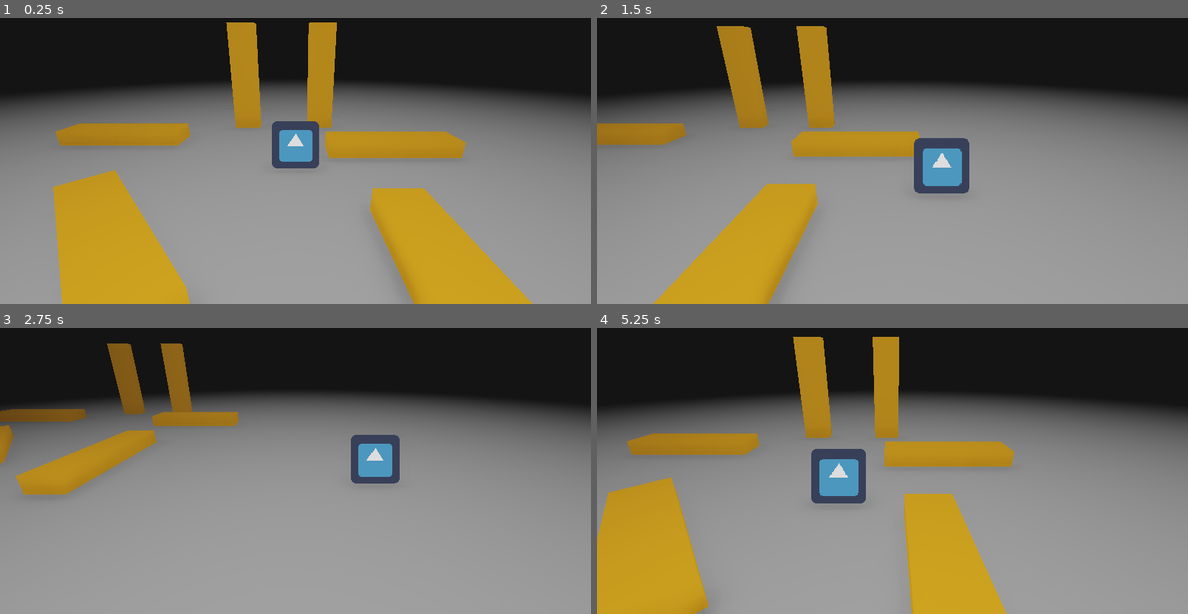
Above: before the commit, frames 1-4 (two rows, left to right).
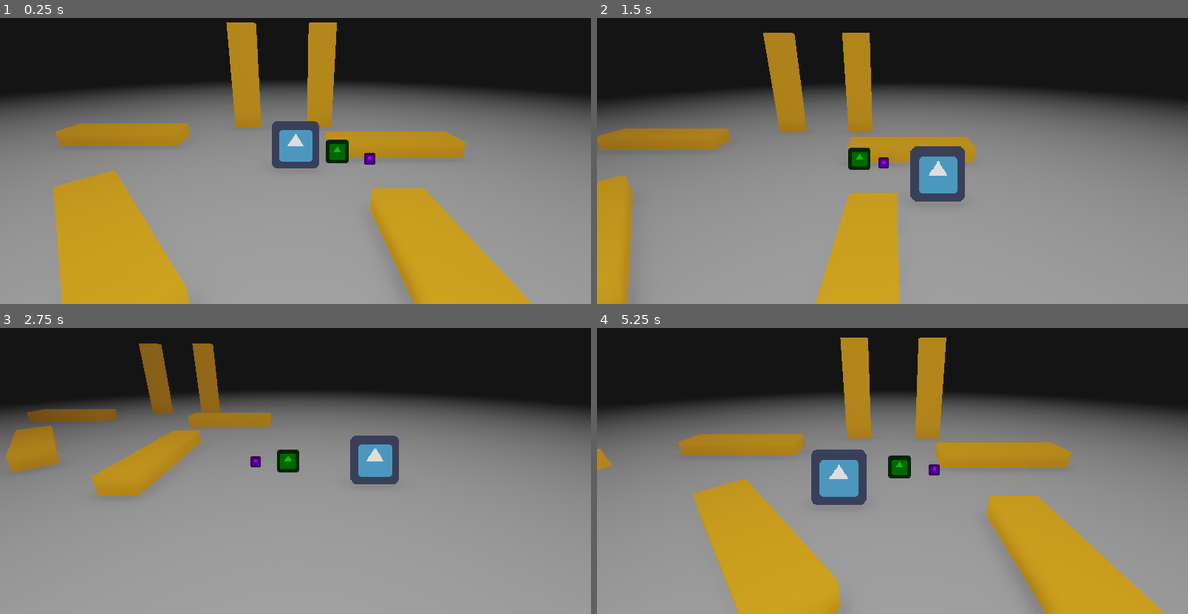
Above: after the commit, the same moments.

Repository: sundowns/github-gameoff-2021
Game: Godot game, scene res://Game.tscn
Two runs of this game, one before a commit and one after it. Both use one fixed random seed, a clock stepped at 60 frames per second and the inputs below. The engine's default icon, where the game draws it, is replaced by a stand-in: a white triangle on a blue panel in a dark square.
Inputs:
- Up to frame 1 (0.25 s): no input
- Up to frame 2 (1.5 s): tap Enter at 0.5 s; hold Right (ui_right) 0.53-1.28 s; tap Space (jump) at 0.77 s; hold Down (ui_down) from 1.28 s (still down)
- Up to frame 3 (2.75 s): tap Space (jump) at 1.52 s; release Down (ui_down) at 2.03 s; hold Right (ui_right) from 2.03 s (still down)
- Up to frame 4 (5.25 s): release Right (ui_right) at 2.78 s; hold Up (ui_up) 2.78-3.53 s; tap Space (jump) at 3.02, 3.77, 4.52 s; hold Left (ui_left) 3.53-5.03 s; hold Down (ui_down) from 5.03 s (still down)

The runs differ from the first frame. In frame 1, 0.4% of the frame differs, in the area x 55-64%, y 42-52%; in frame 2, 24%; in frame 3, 10%; in frame 4, 35%, in the area x 0-97%, y 3-100%.

Commit message:
companions following player

Diff:
--- a/Game.tscn
+++ b/Game.tscn
@@ -4,15 +4,9 @@
 [ext_resource path="res://world/Wall.tscn" type="PackedScene" id=2]
 [ext_resource path="res://world/game_world_environment.tres" type="Environment" id=3]
 [ext_resource path="res://Camera.gd" type="Script" id=4]
-
-[sub_resource type="BoxShape" id=1]
-extents = Vector3( 100, 1, 30 )
-
-[sub_resource type="CubeMesh" id=2]
-size = Vector3( 200, 2, 60 )
-
-[sub_resource type="SpatialMaterial" id=3]
-albedo_color = Color( 0.701961, 0.701961, 0.701961, 1 )
+[ext_resource path="res://world/Floor.tscn" type="PackedScene" id=5]
+[ext_resource path="res://entities/TinyTimmy.tscn" type="PackedScene" id=6]
+[ext_resource path="res://entities/LilJimmy.tscn" type="PackedScene" id=7]
 
 [sub_resource type="BoxShape" id=4]
 extents = Vector3( 100, 40, 1 )
@@ -29,32 +23,42 @@
 transform = Transform( 1, 0, 0, 0, 0.939693, 0.34202, 0, -0.34202, 0.939693, 0, 3, 6 )
 current = true
 script = ExtResource( 4 )
-follow_target_path = NodePath("../Player")
+follow_target_path = NodePath("../Entities/Player")
 smooth_speed = 3.0
 offset = Vector3( 0, 3, 6 )
 
-[node name="Player" parent="." instance=ExtResource( 1 )]
+[node name="Entities" type="Node" parent="."]
+
+[node name="Player" parent="Entities" instance=ExtResource( 1 )]
+
+[node name="TinyTimmy" parent="Entities" instance=ExtResource( 6 )]
+transform = Transform( 1, 0, 0, 0, 1, 0, 0, 0, 1, 3, 0, 0 )
+collision_layer = 1
+follow_target_path = NodePath("../LilJimmy")
+
+[node name="LilJimmy" parent="Entities" instance=ExtResource( 7 )]
+transform = Transform( 1, 0, 0, 0, 1, 0, 0, 0, 1, 2, 0, 0 )
+collision_layer = 1
+follow_target_path = NodePath("../Player")
 
 [node name="StaticObjects" type="Spatial" parent="."]
 
-[node name="Floor" type="StaticBody" parent="StaticObjects"]
-transform = Transform( 1, 0, 0, 0, 1, 0, 0, 0, 1, 0, -1, 0 )
-
-[node name="CollisionShape" type="CollisionShape" parent="StaticObjects/Floor"]
-shape = SubResource( 1 )
-
-[node name="MeshInstance" type="MeshInstance" parent="StaticObjects/Floor"]
-mesh = SubResource( 2 )
-material/0 = SubResource( 3 )
+[node name="Floor" parent="StaticObjects" instance=ExtResource( 5 )]
 
 [node name="BackWall" type="StaticBody" parent="StaticObjects"]
 transform = Transform( 1, 0, 0, 0, 1, 0, 0, 0, 1, 0, -1, -30 )
+__meta__ = {
+"_edit_lock_": true
+}
 
 [node name="CollisionShape" type="CollisionShape" parent="StaticObjects/BackWall"]
 shape = SubResource( 4 )
 
 [node name="FrontWall" type="StaticBody" parent="StaticObjects"]
 transform = Transform( 1, 0, 0, 0, 1, 0, 0, 0, 1, 0, -1, 29 )
+__meta__ = {
+"_edit_lock_": true
+}
 
 [node name="CollisionShape" type="CollisionShape" parent="StaticObjects/FrontWall"]
 shape = SubResource( 4 )
@@ -63,6 +67,9 @@
 transform = Transform( 1, 0, 0, 0, -4.37114e-08, -1, 0, 1, -4.37114e-08, 0, 0, -52 )
 mesh = SubResource( 5 )
 material/0 = null
+__meta__ = {
+"_edit_lock_": true
+}
 
 [node name="Wall" parent="StaticObjects" instance=ExtResource( 2 )]
 transform = Transform( 1, 0, 0, 0, 1, 0, 0, 0, 1, 3, 0, -1 )
@@ -87,5 +94,3 @@
 
 [node name="Wall4" parent="StaticObjects" instance=ExtResource( 2 )]
 transform = Transform( -5.96046e-08, 0, 1, 0, 1, 0, -1, 0, -5.96046e-08, 2, 0, 4 )
-
-[editable path="Player"]
--- /dev/null
+++ b/entities/Companion.gd
@@ -0,0 +1,63 @@
+extends KinematicBody
+class_name Companion
+
+onready var forward_raycast: RayCast = $ForwardLowerRayCast
+onready var overhead_raycast: RayCast = $ForwardOverheadRayCast
+
+export(NodePath) var follow_target_path = "Player"
+var follow_target: Node
+
+const FLOOR_NORMAL = Vector3(0.0, 1.0, 0.0)
+# Kind of a hack and probably only works with specific floor heights
+const step_up_velocity := 6.0
+
+var velocity_y := 0.0
+var is_following := false
+export(float) var min_follow_distance := 1.0
+export(float) var catchup_follow_distance := 3.0
+
+export(float) var speed := 6.0
+export(float) var catchup_speed := 8.0
+export(float) var gravity := 30.0
+
+func _ready():
+	var target = get_node(follow_target_path)
+	if target:
+		follow_target = target
+		is_following = true
+
+func _physics_process(delta: float) -> void:
+	if not is_on_floor():
+		velocity_y -= gravity * delta
+	if follow_target and is_following:
+		look_at(Vector3(follow_target.global_transform.origin.x, 0.5, follow_target.global_transform.origin.z), FLOOR_NORMAL)
+		move_to_target(delta)
+	if is_on_floor() or is_on_ceiling():
+		velocity_y = 0.0
+
+func move_to_target(_delta: float):
+	var to_target: Vector3 = follow_target.global_transform.origin - global_transform.origin
+	var distance_to_target: float = to_target.length()
+	var direction := to_target.normalized()
+
+	if is_on_floor() and forward_raycast.is_colliding():
+		velocity_y = step_up_velocity
+
+	var effective_speed = speed
+	if distance_to_target > catchup_follow_distance:
+		effective_speed = catchup_speed
+
+	var velocity = Vector3(
+		direction.x * effective_speed,
+		velocity_y,
+		direction.z * effective_speed)
+
+	if to_target.length() < min_follow_distance:
+		velocity.x = 0
+		velocity.z = 0
+
+# warning-ignore:return_value_discarded
+	move_and_slide(velocity, FLOOR_NORMAL)
+
+	if is_on_floor() or is_on_ceiling():
+		velocity_y = 0.0
--- /dev/null
+++ b/entities/Companion.tscn
@@ -0,0 +1,31 @@
+[gd_scene load_steps=4 format=2]
+
+[ext_resource path="res://entities/Companion.gd" type="Script" id=1]
+[ext_resource path="res://icon.png" type="Texture" id=2]
+
+[sub_resource type="BoxShape" id=1]
+extents = Vector3( 0.35, 0.25, 0.3 )
+
+[node name="Companion" type="KinematicBody"]
+collision_layer = 4
+script = ExtResource( 1 )
+
+[node name="CollisionShape" type="CollisionShape" parent="."]
+transform = Transform( 1, 0, 0, 0, 1, 0, 0, 0, 1, 0, 0.25, 0 )
+shape = SubResource( 1 )
+
+[node name="Sprite3D" type="Sprite3D" parent="."]
+transform = Transform( 1, 0, 0, 0, 1, 0, 0, 0, 1, 0, 0.349511, 0 )
+modulate = Color( 0, 0, 0, 1 )
+billboard = 1
+texture = ExtResource( 2 )
+
+[node name="ForwardLowerRayCast" type="RayCast" parent="."]
+transform = Transform( 1, 0, 0, 0, 1, 0, 0, 0, 1, 0, 0.255799, 0 )
+enabled = true
+cast_to = Vector3( 0, 0, -0.5 )
+
+[node name="ForwardOverheadRayCast" type="RayCast" parent="."]
+transform = Transform( 1, 0, 0, 0, 1, 0, 0, 0, 1, 0, 0.255799, 0 )
+enabled = true
+cast_to = Vector3( 0, 0, -0.5 )
--- /dev/null
+++ b/entities/LilJimmy.tscn
@@ -0,0 +1,9 @@
+[gd_scene load_steps=2 format=2]
+
+[ext_resource path="res://entities/Companion.tscn" type="PackedScene" id=1]
+
+[node name="LilJimmy" instance=ExtResource( 1 )]
+follow_target_path = NodePath("../Companion/Player")
+
+[node name="Sprite3D" parent="." index="1"]
+modulate = Color( 0.129412, 0.682353, 0.027451, 1 )
--- /dev/null
+++ b/entities/TinyTimmy.tscn
@@ -0,0 +1,19 @@
+[gd_scene load_steps=3 format=2]
+
+[ext_resource path="res://entities/Companion.tscn" type="PackedScene" id=1]
+
+[sub_resource type="BoxShape" id=1]
+extents = Vector3( 0.175, 0.225, 0.175 )
+
+[node name="TinyTimmy" instance=ExtResource( 1 )]
+collision_layer = 4
+follow_target_path = NodePath("../Companion/Player")
+
+[node name="CollisionShape" parent="." index="0"]
+transform = Transform( 1, 0, 0, 0, 1, 0, 0, 0, 1, 0, 0.213, 0 )
+shape = SubResource( 1 )
+
+[node name="Sprite3D" parent="." index="1"]
+transform = Transform( 1, 0, 0, 0, 1, 0, 0, 0, 1, 0, 0.15, 0 )
+modulate = Color( 1, 0, 0.843137, 1 )
+pixel_size = 0.005
--- a/player/Followers.gd
+++ /dev/null
@@ -1,5 +0,0 @@
-extends Spatial
-
-onready var first = $First
-
-export(float) var follow_speed = 5 # look at camera smoothing stuff prolly
--- a/player/Player.gd
+++ b/player/Player.gd
@@ -1,4 +1,5 @@
 extends KinematicBody
+class_name Player
 
 # Extended from https://github.com/GDQuest/godot-demos/blob/master/2019/03-23-z-axis-in-2d/src/Godette.gd
 
@@ -11,7 +12,6 @@
 var velocity_y := 0.0
 
 func _physics_process(delta: float) -> void:
-	var start_position := global_transform.origin
 	var direction_ground := Vector3(
 		Input.get_action_strength("ui_right") - Input.get_action_strength("ui_left"),
 		Input.get_action_strength("ui_down") - Input.get_action_strength("ui_up"), 0).normalized()
@@ -23,6 +23,7 @@
 		direction_ground.x * speed,
 		velocity_y,
 		direction_ground.y * speed)
+# warning-ignore:return_value_discarded
 	move_and_slide(velocity, FLOOR_NORMAL)
 
 	if is_on_floor() or is_on_ceiling():
--- a/player/Player.tscn
+++ b/player/Player.tscn
@@ -1,8 +1,7 @@
-[gd_scene load_steps=5 format=2]
+[gd_scene load_steps=4 format=2]
 
 [ext_resource path="res://icon.png" type="Texture" id=1]
 [ext_resource path="res://player/Player.gd" type="Script" id=2]
-[ext_resource path="res://player/Followers.gd" type="Script" id=3]
 
 [sub_resource type="BoxShape" id=1]
 extents = Vector3( 0.75, 0.4, 0.5 )
@@ -21,12 +20,3 @@
 billboard = 1
 alpha_cut = 2
 texture = ExtResource( 1 )
-
-[node name="GroundedCast" type="RayCast" parent="."]
-enabled = true
-cast_to = Vector3( 0, -0.05, 0 )
-
-[node name="Followers" type="Spatial" parent="."]
-script = ExtResource( 3 )
-
-[node name="First" type="RemoteTransform" parent="Followers"]
--- a/project.godot
+++ b/project.godot
@@ -7,6 +7,58 @@
 ;   param=value ; assign values to parameters
 
 config_version=4
+
+_global_script_classes=[ {
+"base": "KinematicBody",
+"class": "Companion",
+"language": "GDScript",
+"path": "res://entities/Companion.gd"
+}, {
+"base": "Reference",
+"class": "DTS",
+"language": "GDScript",
+"path": "res://addons/dialogic/Localization/translation_service.gd"
+}, {
+"base": "Node",
+"class": "Dialogic",
+"language": "GDScript",
+"path": "res://addons/dialogic/Other/DialogicClass.gd"
+}, {
+"base": "Control",
+"class": "DialogicBackgroundMusic",
+"language": "GDScript",
+"path": "res://addons/dialogic/Nodes/BackgroundMusic.gd"
+}, {
+"base": "Node",
+"class": "DialogicDefinitionsUtil",
+"language": "GDScript",
+"path": "res://addons/dialogic/Other/DialogicDefinitionsUtil.gd"
+}, {
+"base": "Reference",
+"class": "DialogicResources",
+"language": "GDScript",
+"path": "res://addons/dialogic/Other/DialogicResources.gd"
+}, {
+"base": "Reference",
+"class": "DialogicUtil",
+"language": "GDScript",
+"path": "res://addons/dialogic/Other/DialogicUtil.gd"
+}, {
+"base": "KinematicBody",
+"class": "Player",
+"language": "GDScript",
+"path": "res://player/Player.gd"
+} ]
+_global_script_class_icons={
+"Companion": "",
+"DTS": "",
+"Dialogic": "",
+"DialogicBackgroundMusic": "",
+"DialogicDefinitionsUtil": "",
+"DialogicResources": "",
+"DialogicUtil": "",
+"Player": ""
+}
 
 [application]
 
@@ -61,6 +113,7 @@
 
 3d_physics/layer_1="World"
 3d_physics/layer_2="Player"
+3d_physics/layer_3="Companion"
 
 [physics]
 
--- /dev/null
+++ b/world/Floor.tscn
@@ -0,0 +1,23 @@
+[gd_scene load_steps=4 format=2]
+
+[sub_resource type="BoxShape" id=1]
+extents = Vector3( 100, 1, 30 )
+
+[sub_resource type="CubeMesh" id=2]
+size = Vector3( 200, 2, 60 )
+
+[sub_resource type="SpatialMaterial" id=3]
+albedo_color = Color( 0.701961, 0.701961, 0.701961, 1 )
+
+[node name="Floor" type="StaticBody"]
+transform = Transform( 1, 0, 0, 0, 1, 0, 0, 0, 1, 0, -1, 0 )
+__meta__ = {
+"_edit_lock_": true
+}
+
+[node name="CollisionShape" type="CollisionShape" parent="."]
+shape = SubResource( 1 )
+
+[node name="MeshInstance" type="MeshInstance" parent="."]
+mesh = SubResource( 2 )
+material/0 = SubResource( 3 )
